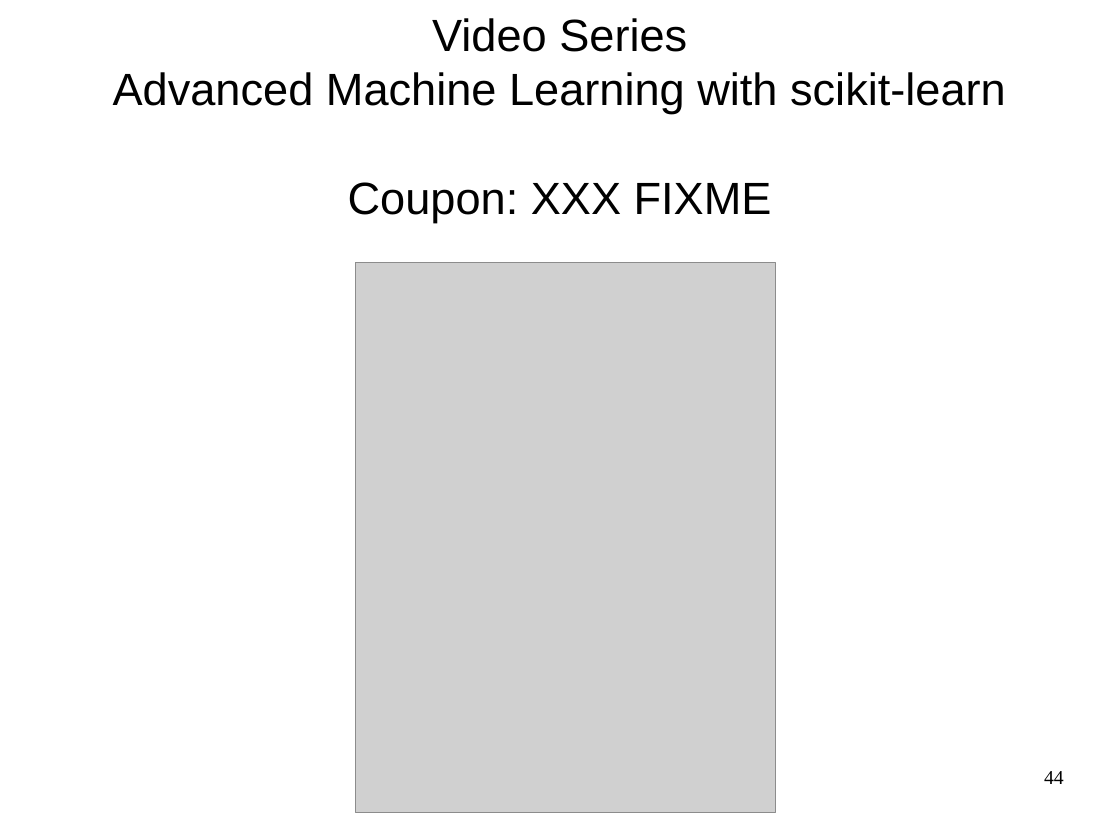
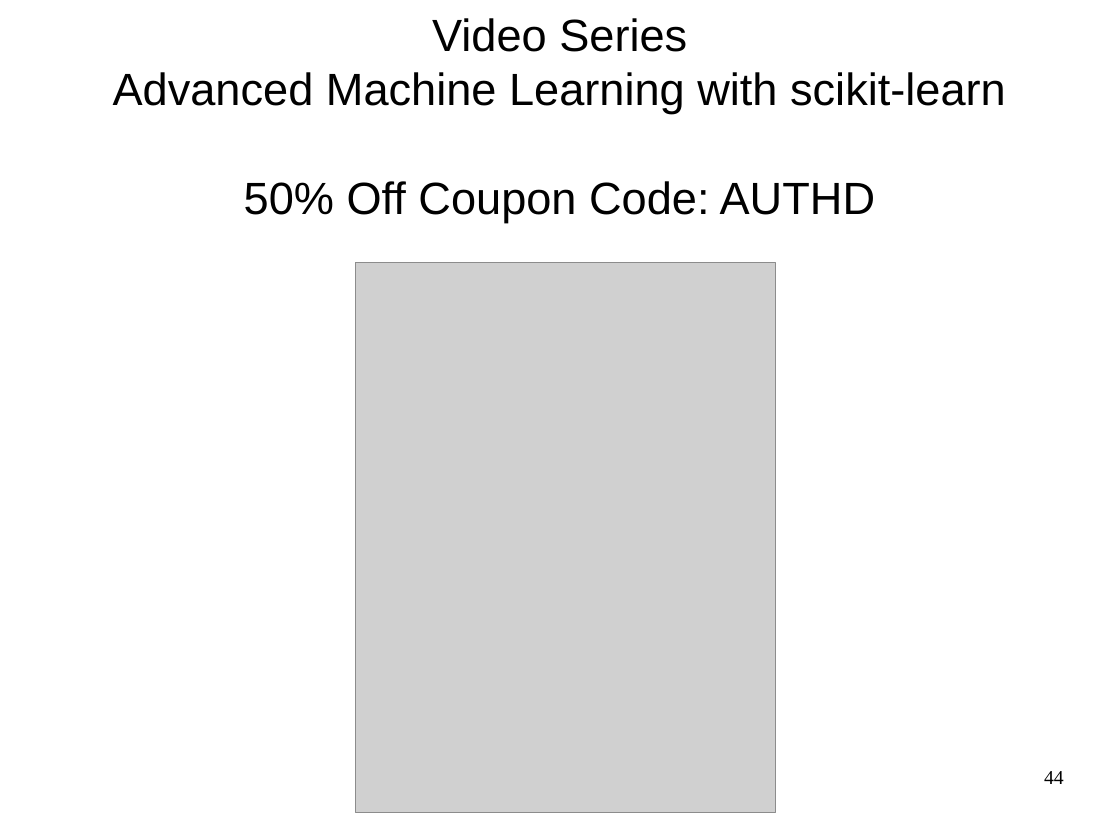
Before and after one commit to amueller/talks_odt, a slide deck: slide 44 of machine-learning-with-scikit-learn - pydata strata nyc 2015 - 45 minutes.odp. Drawn at 1120x840 pixels with LibreOffice and Linux fonts; fonts in the diff are those of the drawing; grey boxes stand for pictures. Boxes give left, top, right and bottom in pixels: in the first picture for what was removed or moved away, otherwise in the second. Text is boxed around its words. In the diff, an @@ line names an element or a change of style, - is before the commit and + after.

Commit message:
add coupon code to pydata strata

```diff
--- a/machine-learning-with-scikit-learn - pydata strata nyc 2015 - 45 minutes.odp
+++ b/machine-learning-with-scikit-learn - pydata strata nyc 2015 - 45 minutes.odp
@@ subtitle at [244,181,876,222]: text changed @@
-Coupon: XXX FIXME
+50% Off Coupon Code: AUTHD
```
Also in this commit, not shown: 1 other slide changed.
